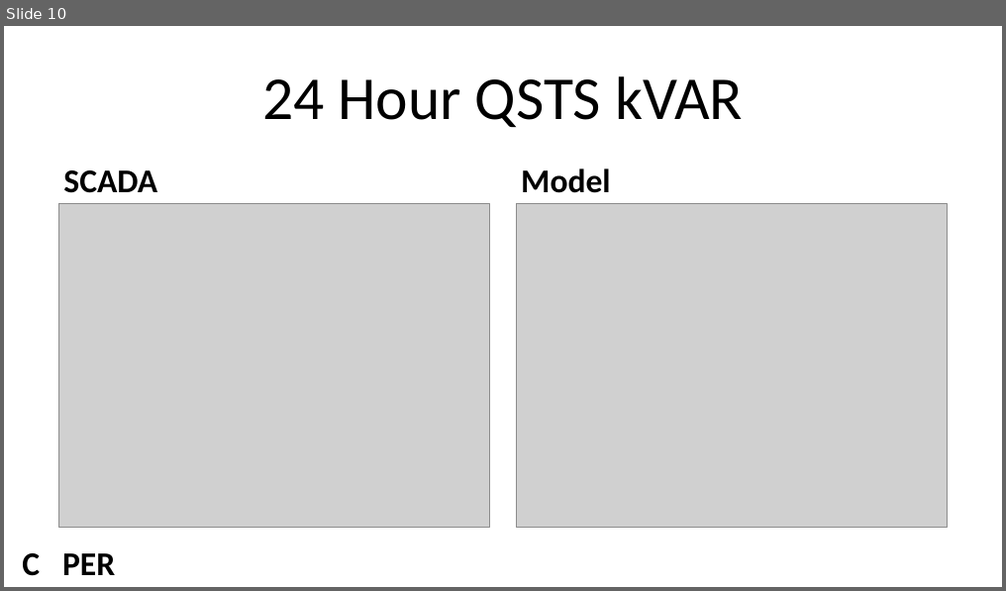
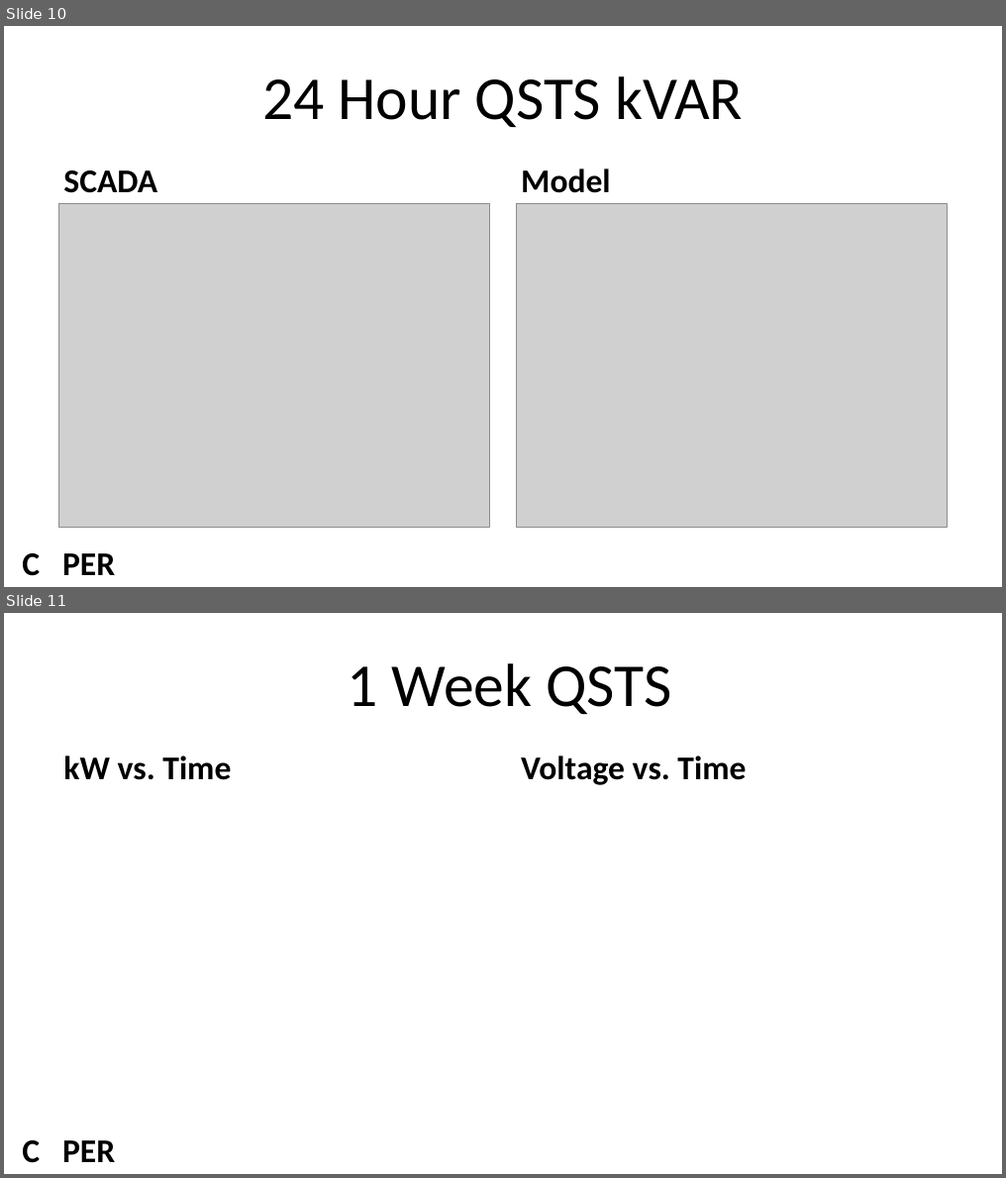
Before and after one commit to jlavall1/CAPER, a slide deck: 06_Joshua_Smith/Documents/CAPER April 4 5 2016.pptx. Shown one above the other, each under a label of ours: slide 10 before the commit, slides 10 and 11 after it. The pictures are 1006x591 and 1006x1178 pixels, drawn with LibreOffice and Linux fonts; fonts in the diff are those of the drawing; grey boxes stand for pictures; background and template pictures are left out. Boxes give left, top, right and bottom in pixels: in the first picture for what was removed or moved away, otherwise in the second. Text is boxed around its words. In the diff, an @@ line names an element or a change of style, - is before the commit and + after.

```diff
--- a/06_Joshua_Smith/Documents/CAPER April 4 5 2016.pptx
+++ b/06_Joshua_Smith/Documents/CAPER April 4 5 2016.pptx
@@ slide 11 added at box(4, 613, 1002, 1174), background #FFFFFF; not listed: 1 template element that a slide beside it also shows @@
@@ title added at box(348, 663, 671, 714), 44 pt, text #000000 @@
+1 Week QSTS
@@ text added at box(63, 756, 231, 780), 24 pt, text #000000, bold @@
+kW vs. Time
@@ text added at box(521, 756, 746, 785), 24 pt, text #000000, bold @@
+Voltage vs. Time
```
Also in this commit, not shown: 1 slide changed, 1 other slide added, 4 other files.
